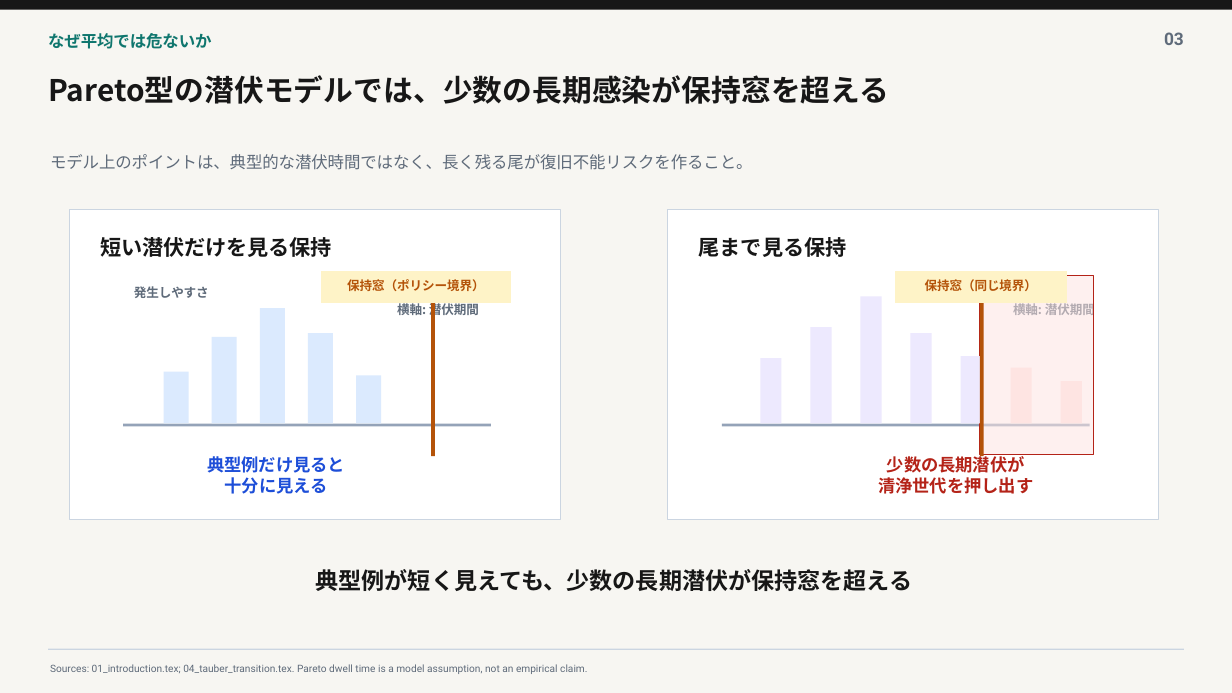
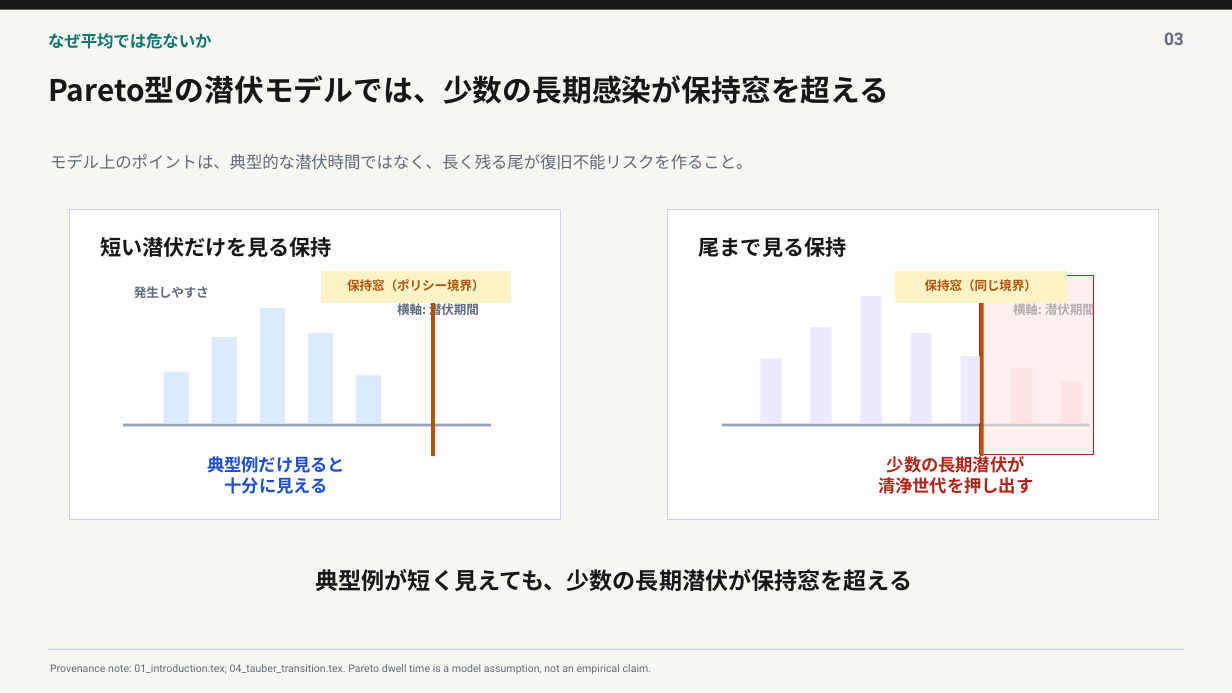
Before and after one commit to t0m0h1r0/research-backup, a slide deck: slide 3 of paper/presentations/heavy_tail_backup_intro/heavy_tail_backup_intro.pptx. Drawn at 1232x693 pixels with LibreOffice and Linux fonts; fonts in the diff are those of the drawing. Boxes give left, top, right and bottom in pixels: in the first picture for what was removed or moved away, otherwise in the second. Text is boxed around its words. In the diff, an @@ line names an element or a change of style, - is before the commit and + after.

```diff
--- a/paper/presentations/heavy_tail_backup_intro/heavy_tail_backup_intro.pptx
+++ b/paper/presentations/heavy_tail_backup_intro/heavy_tail_backup_intro.pptx
@@ text at [50, 664, 652, 674]: text changed; size 7.9 to 8.2 pt @@
-Sources: 01_introduction.tex; 04_tauber_transition.tex. Pareto dwell time is a model assumption, not an empirical claim.
+Provenance note: 01_introduction.tex; 04_tauber_transition.tex. Pareto dwell time is a model assumption, not an empirical claim.
```
Also in this commit, not shown: 4 other slides changed, 3 other files.
